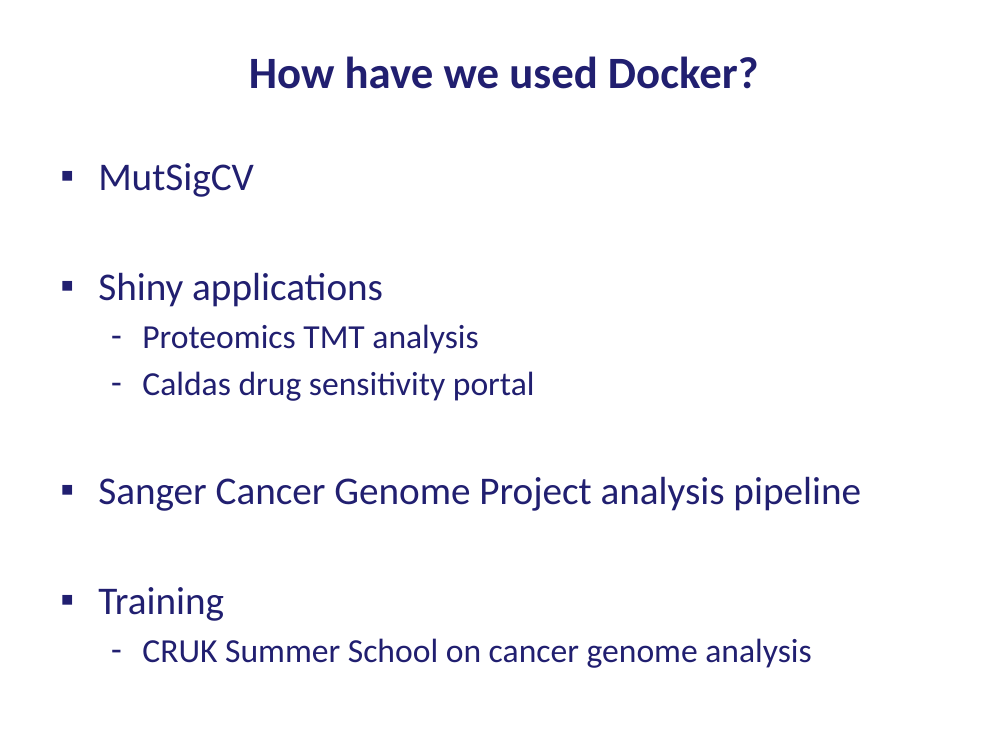
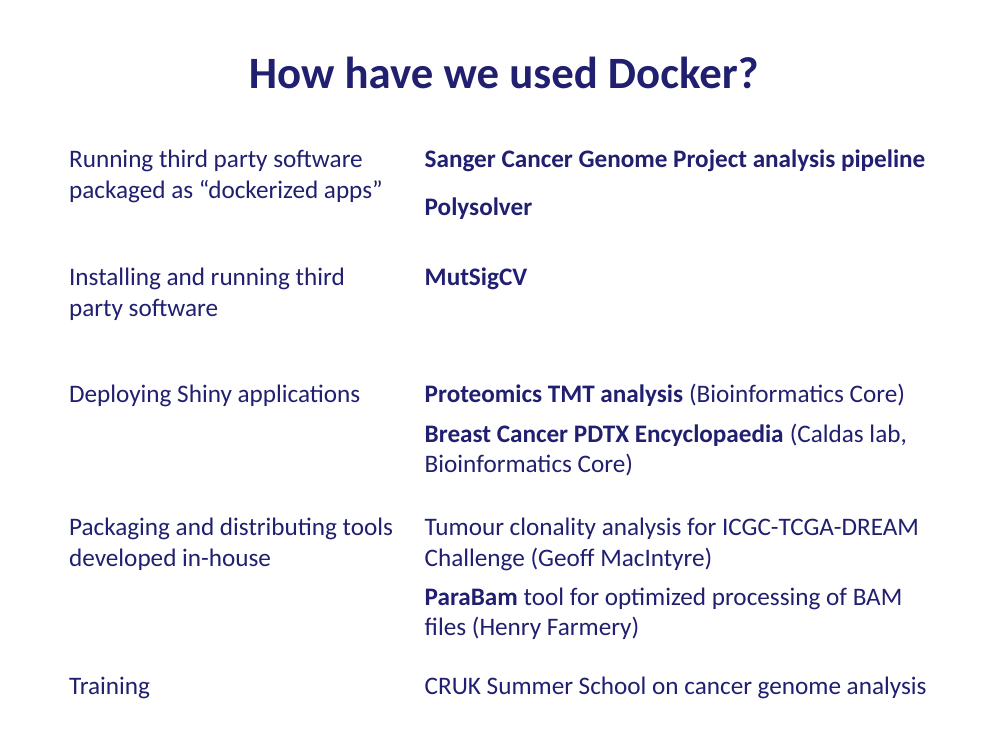
Before and after one commit to bioinformatics-core-shared-training/docker-4-bioinformatics, a slide deck: slide 11 of IntroductionToDocker.pptx (slide 7 before the commit). Drawn at 1008x756 pixels with LibreOffice and Linux fonts; fonts in the diff are those of the drawing. Boxes give left, top, right and bottom in pixels: in the first picture for what was removed or moved away, otherwise in the second. Text is boxed around its words. In the diff, an @@ line names an element or a change of style, - is before the commit and + after.

Commit message:
Added slides showing some basic docker commands and how to build an image

```diff
--- a/IntroductionToDocker.pptx
+++ b/IntroductionToDocker.pptx
@@ table added at (49,134,961,756), 5 rows, 2 columns @@
+Running third party software packaged as “dockerized apps” | Sanger Cancer Genome Project analysis pipeline / Polysolver
+Installing and running third party software | MutSigCV
+Deploying Shiny applications | Proteomics TMT analysis (Bioinformatics Core) / Breast Cancer PDTX Encyclopaedia (Caldas lab, Bioinformatics Core)
+Packaging and distributing tools developed in-house | Tumour clonality analysis for ICGC-TCGA-DREAM Challenge (Geoff MacIntyre) / ParaBam tool for optimized processing of BAM files (Henry Farmery)
+Training | CRUK Summer School on cancer genome analysis
@@ text removed at (98,163,861,668) @@
-▪ MutSigCV
-▪ Shiny applications
-  – Proteomics TMT analysis
-  – Caldas drug sensitivity portal
-▪ Sanger Cancer Genome Project analysis pipeline
-▪ Training
-  – CRUK Summer School on cancer genome analysis
```
Also in this commit, not shown: 8 other slides changed, 2 slides added.
